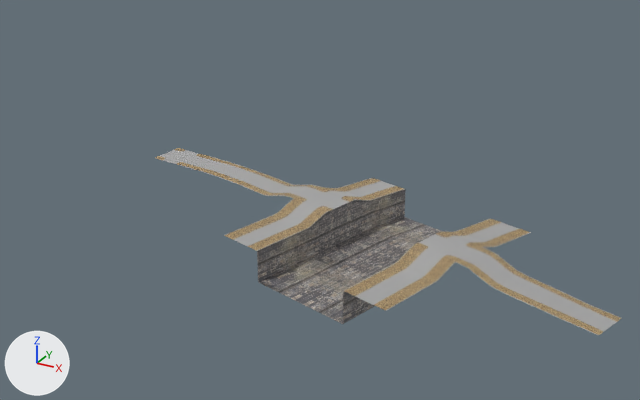
Two versions of the FBX model Assets/05_Models/Exterior/CanaleThird.fbx, one commit apart.
Camera for both pictures: a camera (50 mm lens) standing at (227.0, -174.0, 114.0) and looking at (87.0, 81.0, -13.0). The lights are fixed; the arrows at lower left show +X, +Y and +Z. Where no turn or scale is listed for an object, it has been applied to the vertices.

In view in the first picture: 'CanaleThird'.
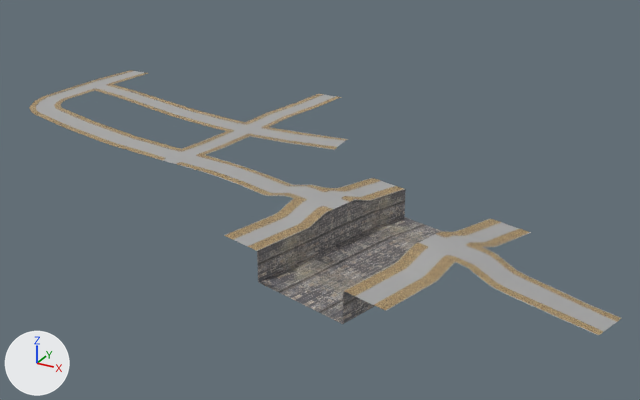
Changed parts and their boxes [x1, y1, x2, y2] in the pictures (640 x 400 px):
'CanaleThird', reshaped (27% wider, 41% taller)
    before: [155, 148, 622, 335]
    after: [29, 70, 622, 335]
part 1 of me_scene_005, built on
    after: [29, 70, 348, 158]

Edits to the bpy script that builds the scene:
```text
Change me_scene_005:
    used by ob_canalethird; location = (128.8, 42.6, -5.2)
    remove me_scene_005.from_pydata(...)  # 4459 vertices, 6209 faces; spans x -96.0..73.0, y -42.0..35.0, z -4.0..9.0
    add me_scene_005.from_pydata(...)  # 5709 vertices, 7717 faces; spans x -186.0..73.0, y -42.0..112.0, z -4.0..9.0
    me_scene_005 part 1: 1 vertex removed from x -81.0, y 26.0, z 6.0; 1170 vertices added at x -186.0..-44.0, y 17.0..112.0, z 6.0
```
